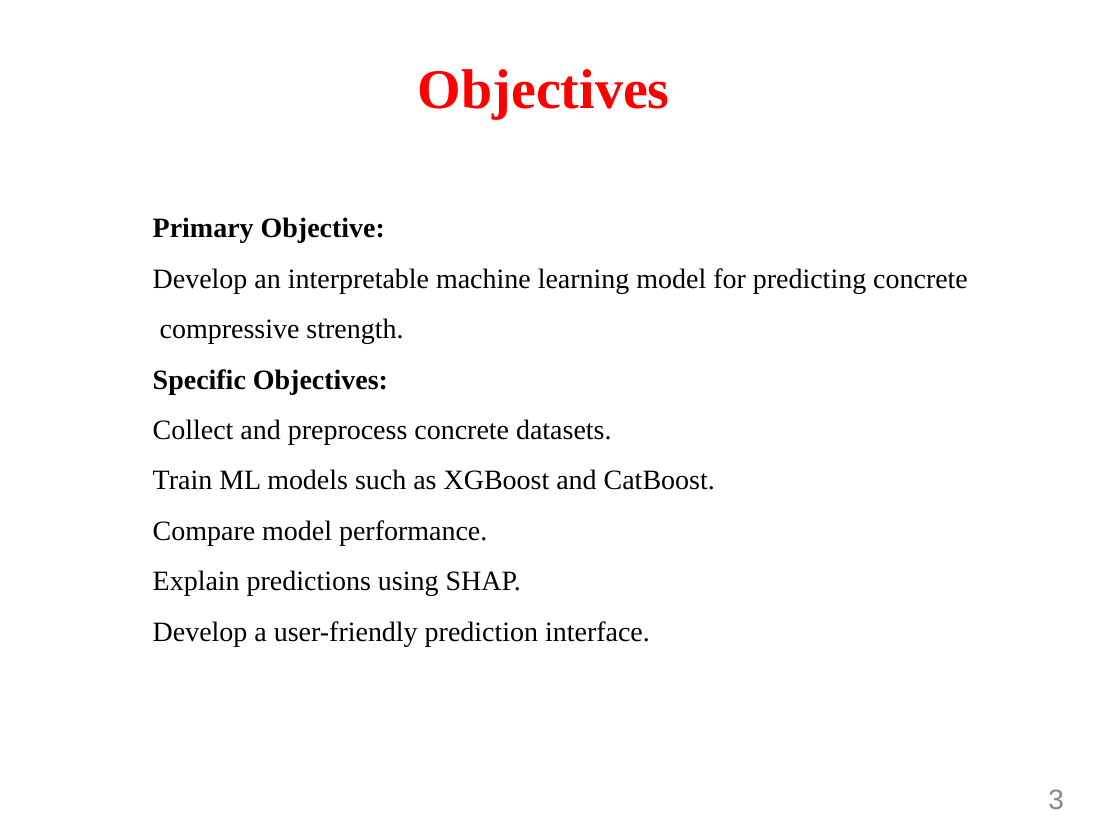
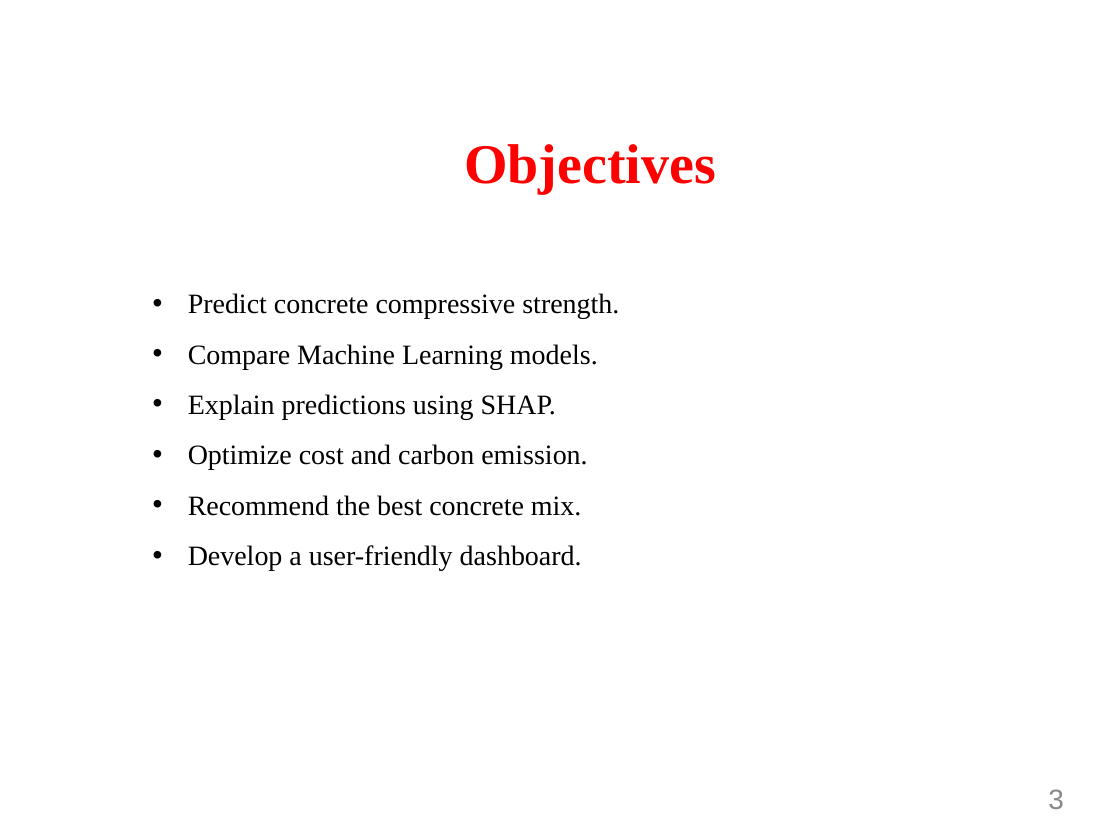
Before and after one commit to Nesha08RK/Concrete_Strength_Prediction, a slide deck: slide 3 of docs/Review1_Presentation.pptx. Drawn at 1120x840 pixels with LibreOffice and Linux fonts; fonts in the diff are those of the drawing; background and template pictures are left out. Boxes give left, top, right and bottom in pixels: in the first picture for what was removed or moved away, otherwise in the second. Text is boxed around its words. In the diff, an @@ line names an element or a change of style, - is before the commit and + after.

```diff
--- a/docs/Review1_Presentation.pptx
+++ b/docs/Review1_Presentation.pptx
@@ title "Objectives": place and size @@
-title "Objectives" at (418,69,670,119)
+title "Objectives" at (464,144,716,194)
@@ title "Objectives" at (464,144,716,194): alignment left to centre @@
@@ text "Predict concrete compressive strength.": place and size @@
-text "Predict concrete compressive strength." at (153,217,968,646)
+text "Predict concrete compressive strength." at (188,293,619,571)
@@ text at (188,293,619,369): text changed @@
-Primary Objective:
-Develop an interpretable machine learning model for predicting concrete
-compressive strength.
-Specific Objectives:
-Collect and preprocess concrete datasets.
-Train ML models such as XGBoost and CatBoost.
-Compare model performance.
+• Predict concrete compressive strength.
+• Compare Machine Learning models.
@@ text at (188,394,556,419): bullet none to • @@
@@ text at (188,444,587,571): text changed @@
-Develop a user-friendly prediction interface.
+• Optimize cost and carbon emission.
+• Recommend the best concrete mix.
+• Develop a user-friendly dashboard.
```
Also in this commit, not shown: 1 slide added.
